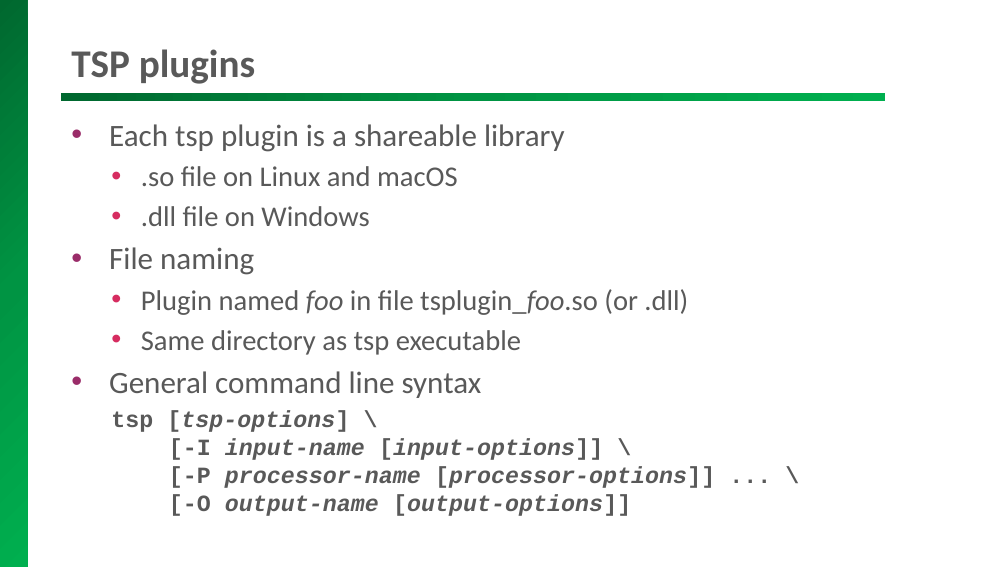
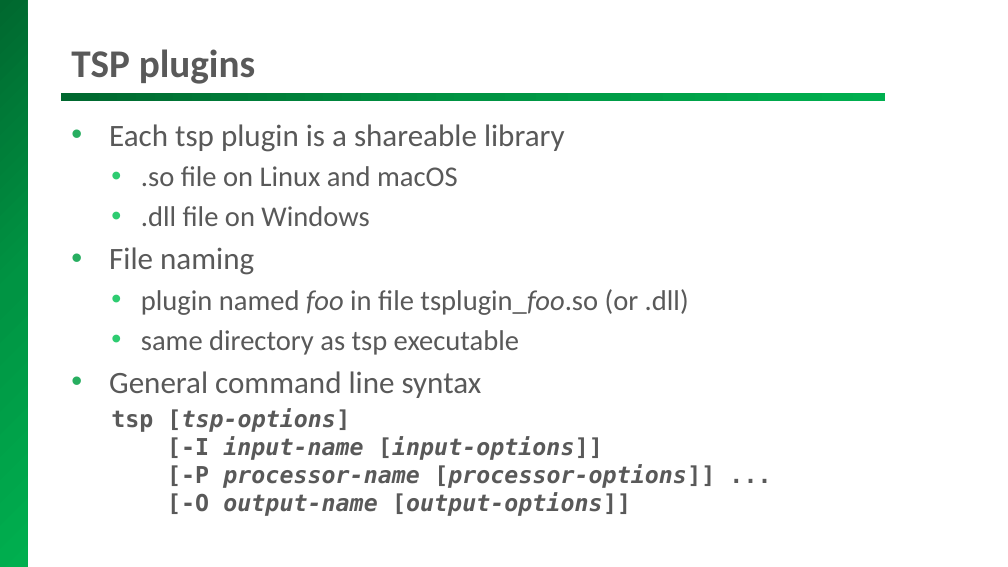
Before and after one commit to tsduck/tsduck, a slide deck: slide 16 of doc/tsduck-presentation.pptx. Drawn at 1008x567 pixels with LibreOffice and Linux fonts; fonts in the diff are those of the drawing; background and template pictures are left out. Boxes give left, top, right and bottom in pixels: in the first picture for what was removed or moved away, otherwise in the second. Text is boxed around its words. In the diff, an @@ line names an element or a change of style, - is before the commit and + after.

```diff
--- a/doc/tsduck-presentation.pptx
+++ b/doc/tsduck-presentation.pptx
@@ text at (x1=109, y1=124, x2=565, y2=398): bullet colour #9A2C69 to #27AE60; bullet colour #D62C60 to #2ECC71 @@
@@ text at (x1=141, y1=289, x2=689, y2=355): text changed @@
-  • Plugin named foo in file tsplugin_foo.so (or .dll)
-  • Same directory as tsp executable
+  • plugin named foo in file tsplugin_foo.so (or .dll)
+  • same directory as tsp executable
@@ text at (x1=111, y1=408, x2=715, y2=516): text changed; font Courier New to DejaVu Sans Mono @@
-  tsp [tsp-options] \
-  [-I input-name [input-options]] \
-  [-P processor-name [processor-options]] ... \
-  [-O output-name [output-options]]
+  tsp [tsp-options]
+  [-I input-name [input-options]]
+  [-P processor-name [processor-options]] ...
+  [-O output-name [output-options]]
```
Also in this commit, not shown: 14 other slides changed, 13 slides added, 1 other file.
